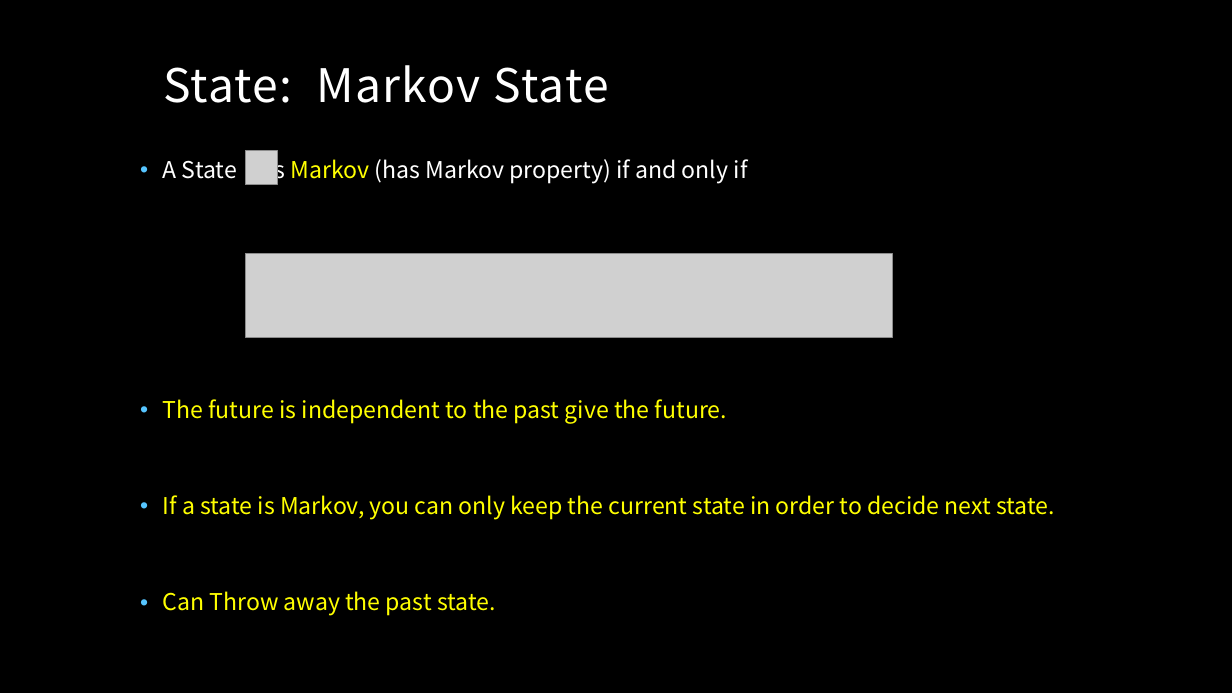
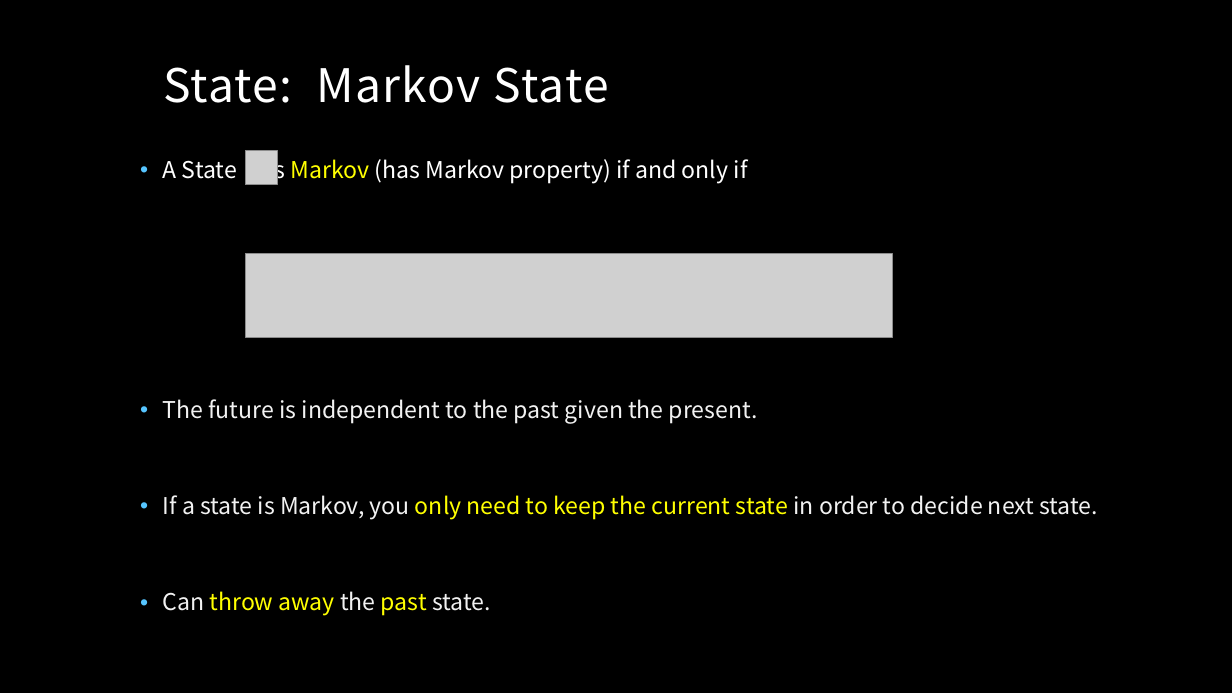
Before and after one commit to MacgyverLin/VintageComputer, a slide deck: slide 22 of Speech/Reinforcement Learning.pptx. Drawn at 1232x693 pixels with LibreOffice and Linux fonts; fonts in the diff are those of the drawing; grey boxes stand for pictures; background and template pictures are left out. Boxes give left, top, right and bottom in pixels: in the first picture for what was removed or moved away, otherwise in the second. Text is boxed around its words. In the diff, an @@ line names an element or a change of style, - is before the commit and + after.

```diff
--- a/Speech/Reinforcement Learning.pptx
+++ b/Speech/Reinforcement Learning.pptx
@@ text at [163,399,1098,616]: text changed; text colour #FFFF00 to #F2F2F2 @@
-• The future is independent to the past give the future.
-• If a state is Markov, you can only keep the current state in order to decide next state.
-• Can Throw away the past state.
+• The future is independent to the past given the present.
+• If a state is Markov, you only need to keep the current state in order to decide next state.
+• Can throw away the past state.
```
Also in this commit, not shown: 7 other slides changed.
